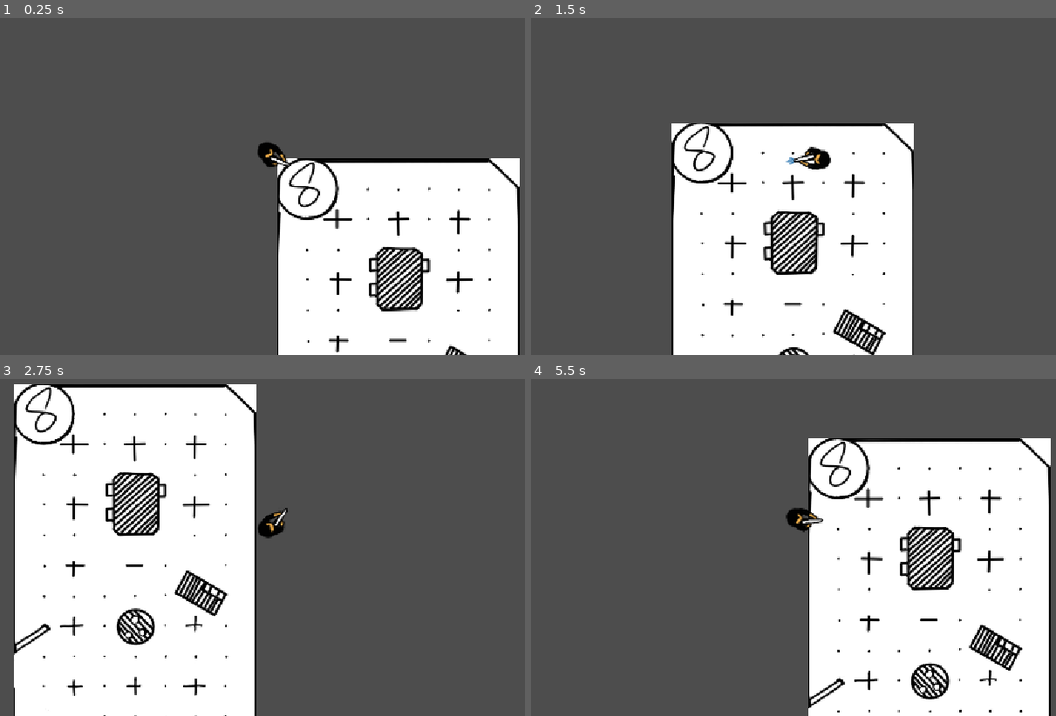
Above: before the commit, frames 1-4 (two rows, left to right).
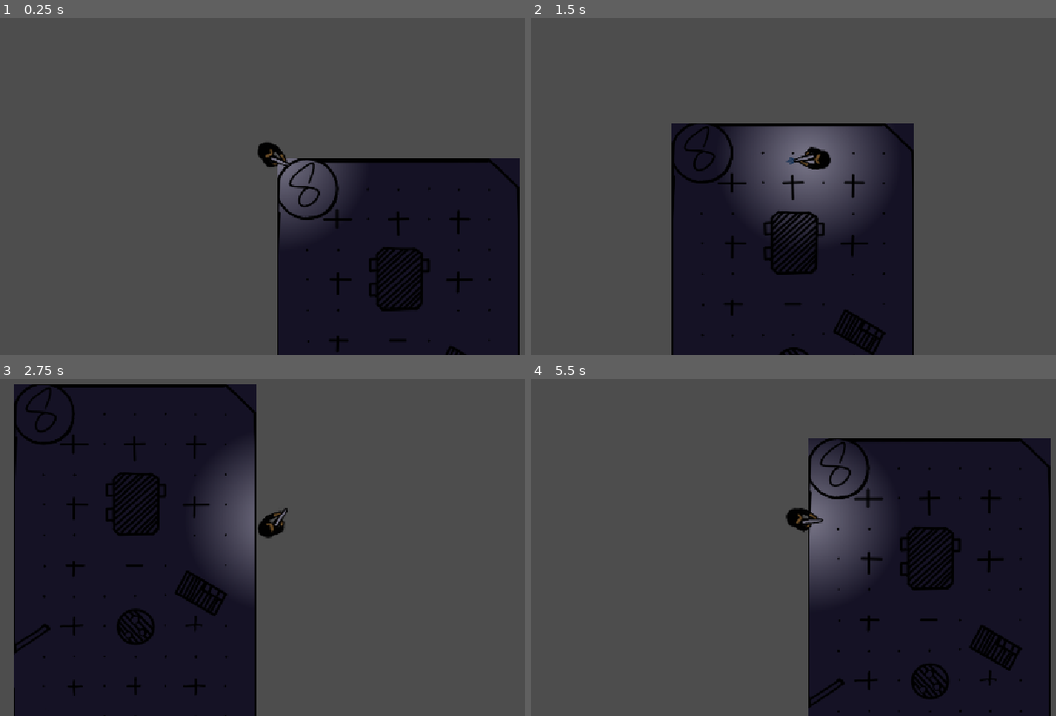
Above: after the commit, the same moments.

Repository: Perpuskita/GameTest
Game: Godot game, scene res://Scene/Test.tscn
The game is run twice, just before and just after one commit, with the same random seed, the same clock (stepped at 60 frames per second) and the same inputs.
Inputs (mouse positions are in pixels of both pictures, inside the frame that each line leads up to):
- Up to frame 1 (0.25 s): no input
- Up to frame 2 (1.5 s): tap Enter at 0.5 s; move the mouse to (961, 139) at 0.52 s; hold D 0.53-1.28 s; click (961, 139) at 0.67 s; move the mouse to (667, 179) at 1.27 s; hold S from 1.28 s (still down); click (667, 179) at 1.42 s
- Up to frame 3 (2.75 s): move the mouse to (346, 432) at 2.02 s; release S at 2.03 s; hold D from 2.03 s (still down); click (346, 432) at 2.17 s
- Up to frame 4 (5.5 s): move the mouse to (772, 598) at 2.77 s; release D at 2.78 s; hold W 2.78-3.53 s; click (772, 598) at 2.92 s; move the mouse to (1019, 577) at 3.52 s; hold A 3.53-5.03 s; click (1019, 577) at 3.67 s; move the mouse to (599, 459) at 4.27 s; click (599, 459) at 4.42 s; move the mouse to (840, 520) at 5.02 s; hold S from 5.03 s (still down); click (840, 520) at 5.17 s

The runs differ from the first frame. In frame 1, 25% of the frame differs, in the area x 50-100%, y 38-100%; in frame 2, 29%; in frame 3, 43%, in the area x 2-55%, y 1-100%; in frame 4, 35%.

Commit message:
feat: add light

Diff:
--- a/new-game-project/Scene/Test.tscn
+++ b/new-game-project/Scene/Test.tscn
@@ -3,6 +3,7 @@
 [ext_resource type="SpriteFrames" uid="uid://c50i1ll6cyxey" path="res://Assets/player_sprite_frames.tres" id="1_3wv3v"]
 [ext_resource type="TileSet" uid="uid://bi81rc4hkfkks" path="res://Scene/TesMap.tres" id="3_i8xqr"]
 [ext_resource type="Script" uid="uid://dn67wdctexwt5" path="res://Script/animated_sprite_2d.gd" id="3_id8a5"]
+[ext_resource type="Texture2D" uid="uid://vfk8a1cabkh3" path="res://Assets/PointLight.png" id="4_i8xqr"]
 
 [node name="Node2D" type="Node2D" unique_id=1536980637]
 
@@ -20,3 +21,10 @@
 script = ExtResource("3_id8a5")
 
 [node name="Camera2D" type="Camera2D" parent="Player" unique_id=774588653]
+
+[node name="PointLight2D" type="PointLight2D" parent="Player" unique_id=2024209006]
+energy = 0.7
+texture = ExtResource("4_i8xqr")
+
+[node name="CanvasModulate" type="CanvasModulate" parent="." unique_id=829427293]
+color = Color(0.083687745, 0.07312781, 0.1443398, 1)
--- a/new-game-project/Script/animated_sprite_2d.gd
+++ b/new-game-project/Script/animated_sprite_2d.gd
@@ -1,17 +1,39 @@
 extends AnimatedSprite2D
 
 var speed: float = 5.00
+@onready var light: PointLight2D = $PointLight2D
 
 # Called when the node enters the scene tree for the first time.
 func _ready() -> void:
 	self.idle()
+
+	# signal connect
+	frame_changed.connect(_on_frame_changed)
+	animation_finished.connect(_on_animation_finished)
 	pass # Replace with function body.
 
 func shoot()-> void:
 	self.play("shoot")
 
+func _on_frame_changed() -> void:
+	if animation == "shoot":
+		match frame:
+			0:
+				light.energy = 1  # Frame 0
+				light.texture_scale = 0.9
+			1:
+				light.energy = 0.8  # Frame 1
+				light.texture_scale = 0.8
+
+
+func _on_animation_finished() -> void:
+	if animation == "shoot":
+		light.energy = 0.0
+
 func idle()-> void:
 	self.play("idle")
+	light.energy = 0.4
+	light.texture_scale = 0.6
 
 # Called every frame. 'delta' is the elapsed time since the previous frame.
 func _process(_delta: float) -> void:
Binary file added: new-game-project/Assets/PointLight.png
Not shown, added: new-game-project/Assets/PointLight.png.import
